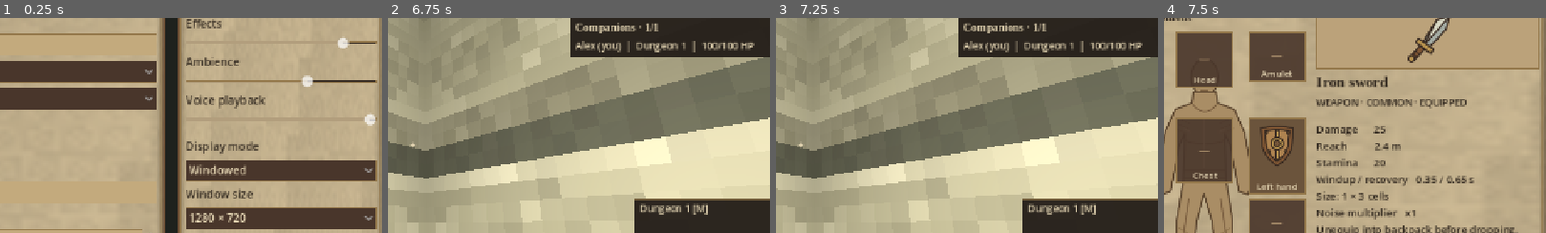
Above: before the commit, frames 1-4 (left to right).
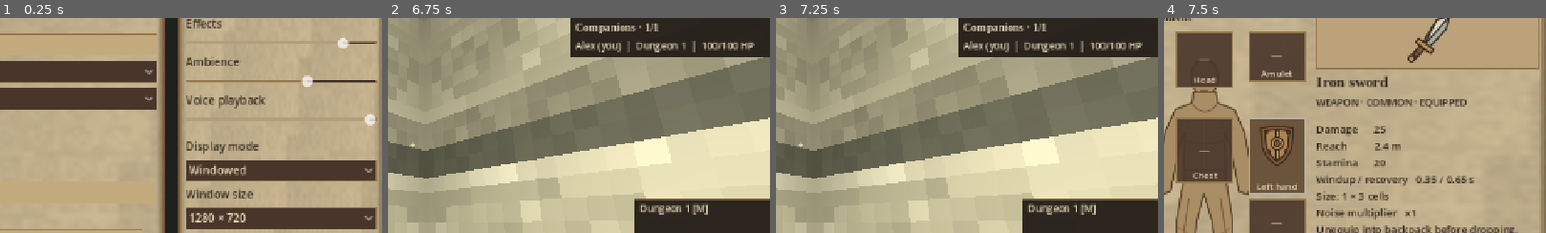
Above: after the commit, the same moments.

Repository: tdonnenfeld/LABIJ
Game: Godot game, scene res://game/main.tscn
The game is run twice, just before and just after one commit, with the same random seed, the same clock (stepped at 60 frames per second) and the same inputs. Sound files missing from this copy of the repository are replaced by a short silence.
Inputs (mouse positions are % of the whole screen's width and height, from its top left):
- Up to frame 1 (0.25 s): no input
- Up to frame 2 (6.75 s): click (35, 27) at 0.52 s; type "Alex" at 0.6 s; click "Solo" at 1.25 s; click "All" at 2 s; tap Enter at 2.75 s; move the mouse to (55, 50) at 2.77 s; hold Shift 2.78-3.53 s; hold W from 2.78 s (still down); click (55, 50) at 2.92 s; move the mouse to (45, 50) at 3.52 s; tap 0 at 3.6 s; move the mouse to (52, 48) at 4.27 s; hold Alt 4.28-5.03 s; move the mouse to (49, 52) at 5.02 s; tap Ctrl at 5.1 s; click (49, 52) at 5.17 s; move the mouse to (57, 51) at 5.77 s; tap E at 5.85 s; move the mouse to (42, 49) at 6.52 s; tap F at 6.6 s
- Up to frame 3 (7.25 s): keep holding W
- Up to frame 4 (7.5 s): keep holding W; move the mouse to (51, 50) at 7.27 s; tap I at 7.35 s; click (51, 50) at 7.42 s
The pictures show only the part of the screen within x 47-97%, y 20-70%; the shares and areas given below are measured in that part.

Frames 1-3 are identical in both runs. In frame 4, 0.5% of the frame differs, in the area x 22-38%, y 46-83%.

Commit message:
Use consistent selection and equipment rarity borders

Diff:
--- a/game/items/equipment_panel.gd
+++ b/game/items/equipment_panel.gd
@@ -1,5 +1,6 @@
 extends Control
 
+const Parchment = preload("res://game/ui/parchment.gd")
 const Inventory = preload("res://game/items/inventory.gd")
 const Icons = preload("res://game/items/item_icons.gd")
 const Catalog = preload("res://game/items/catalog.gd")
@@ -120,7 +121,9 @@
 		var index := model.slot_index(slot) if ready_data else -1
 		var active := index >= 0 and index == chosen
 		draw_rect(area, Color("#6b543c") if index >= 0 else Color("#49362be6"))
-		var border := Color("#e5c785") if active or slot == hover_slot else Color("#94784b")
+		var border := Parchment.ACCENT if active or slot == hover_slot else Parchment.BRASS
+		if index >= 0 and not active and slot != hover_slot:
+			border = Catalog.rarity_color(model.items[index]).darkened(0.2)
 		if slot == hover_slot and drop_status != 0:
 			border = Color("#81b96b") if drop_status == 1 else Color("#d16860")
 		draw_rect(area, border, false, 2.0)
